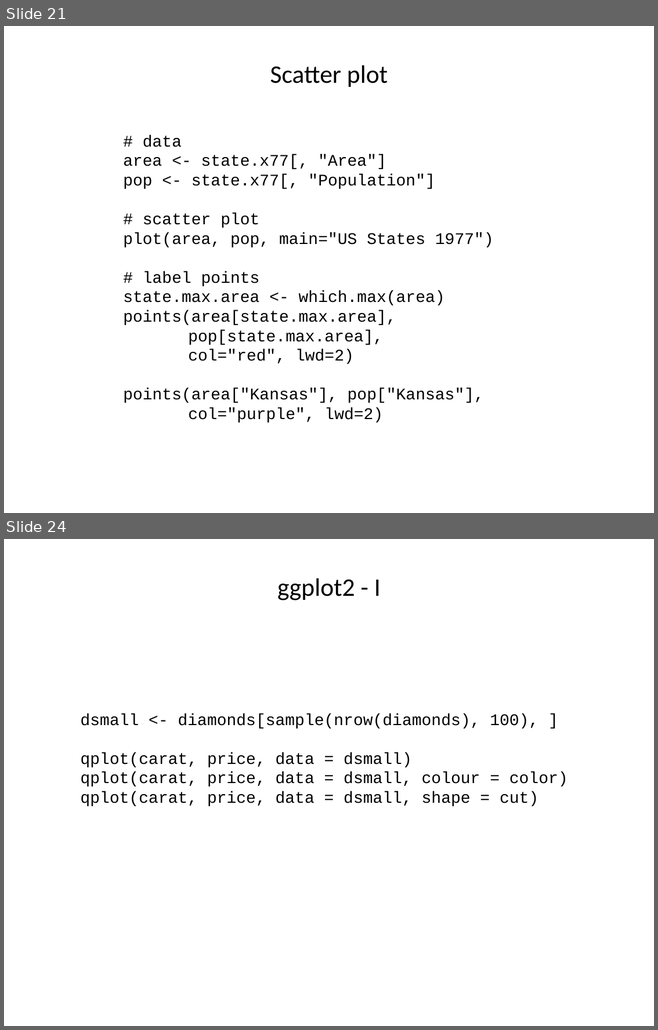
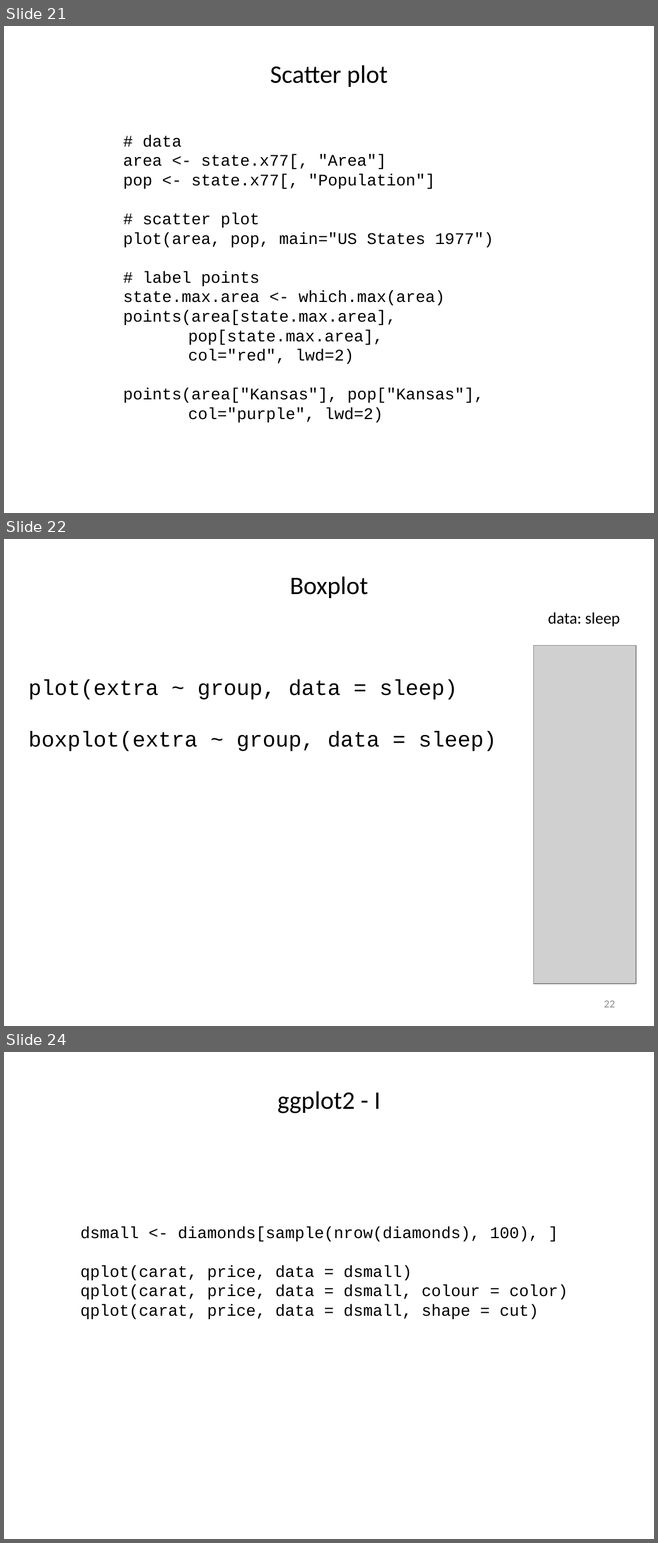
Before and after one commit to ravinpoudel/PLPTH813Bioinformatics, a slide deck: labs/lab03_R.pptx. Shown one above the other, each under a label of ours: slides 21 and 24 before the commit, slides 21, 22 and 24 after it; the slides between them are not shown. The pictures are 658x1030 and 658x1543 pixels, drawn with LibreOffice and Linux fonts; fonts in the diff are those of the drawing; grey boxes stand for pictures. Boxes give left, top, right and bottom in pixels: in the first picture for what was removed or moved away, otherwise in the second. Text is boxed around its words. In the diff, an @@ line names an element or a change of style, - is before the commit and + after.

```diff
--- a/labs/lab03_R.pptx
+++ b/labs/lab03_R.pptx
@@ slide 22 added at <box>4,539,654,1026</box>, background #FFFFFF @@
@@ title added at <box>290,576,368,598</box>, 28 pt, text #000000 @@
+Boxplot
@@ text added at <box>547,612,619,627</box>, 18 pt, text #000000 @@
+data: sleep
@@ picture added at <box>534,646,636,984</box> @@
@@ text added at <box>28,679,496,751</box>, 24 pt, text #000000 @@
+plot(extra ~ group, data = sleep)
+boxplot(extra ~ group, data = sleep)
@@ page number added at <box>604,1001,615,1008</box>, 12 pt, text #8C8C8C @@
+22
```
Also in this commit, not shown: 2 slides changed, 1 slide removed.
